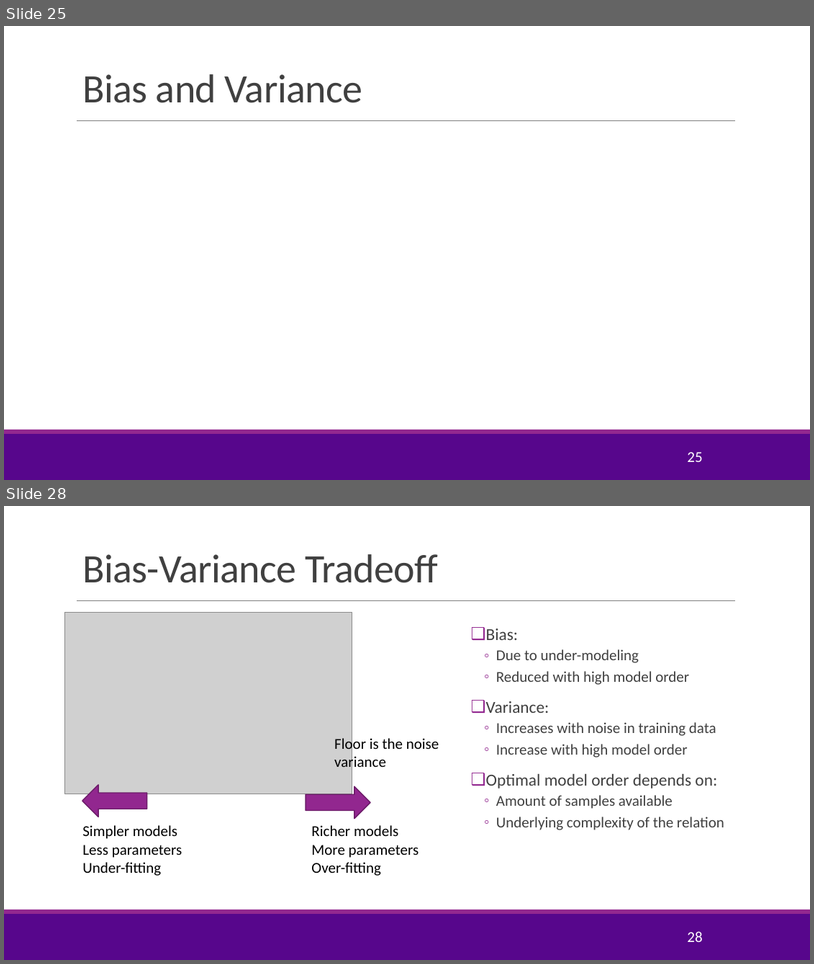
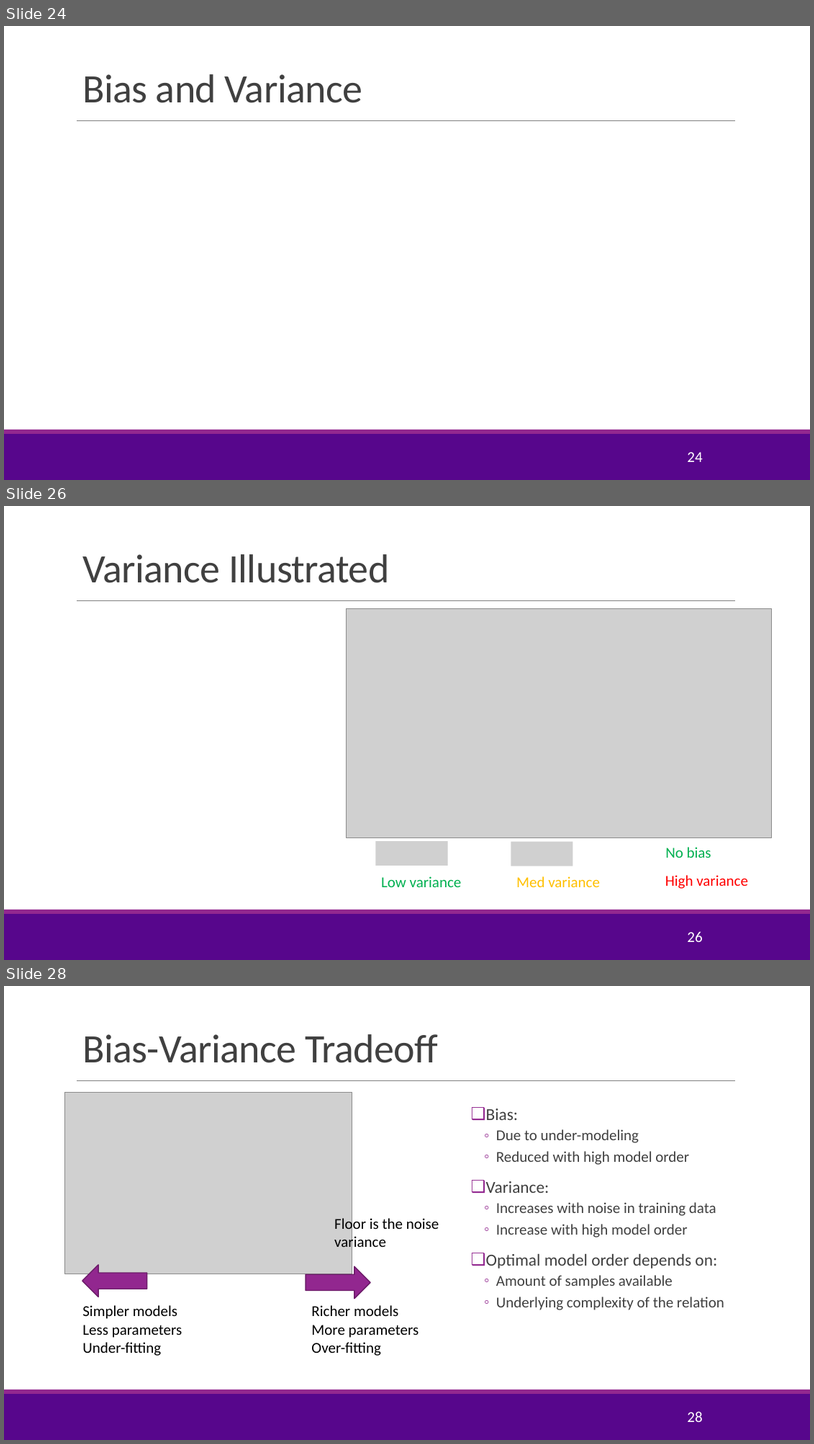
Before and after one commit to sdrangan/introml, a slide deck: lectures/Lect04_ModelSelection.pptx. Shown one above the other, each under a label of ours: slides 25 and 28 before the commit, slides 24, 26 and 28 after it; the slides between them are not shown. The pictures are 814x964 and 814x1444 pixels, drawn with LibreOffice and Linux fonts; fonts in the diff are those of the drawing; grey boxes stand for pictures; background and template pictures are left out. Boxes give left, top, right and bottom in pixels: in the first picture for what was removed or moved away, otherwise in the second. Text is boxed around its words. In the diff, an @@ line names an element or a change of style, - is before the commit and + after.

```diff
--- a/lectures/Lect04_ModelSelection.pptx
+++ b/lectures/Lect04_ModelSelection.pptx
@@ slide 26 added at [4, 506, 810, 960], background #FFFFFF; not listed: 3 template elements that a slide beside it also shows @@
@@ title added at [82, 554, 389, 583], 48 pt, text #404040 @@
+Variance Illustrated
@@ picture added at [347, 609, 773, 837] @@
@@ picture added at [376, 841, 449, 865] @@
@@ picture added at [512, 841, 574, 865] @@
@@ text added at [666, 847, 712, 857], 18 pt, text #00B050 @@
+No bias
@@ text added at [381, 876, 462, 887], 18 pt, text #00B050 @@
+Low variance
@@ text added at [517, 876, 600, 887], 18 pt, text #FFC000 @@
+Med variance
@@ text added at [666, 875, 748, 888], 18 pt, text #FF0000 @@
+High variance
@@ page number added at [687, 931, 702, 942], 18 pt, text #FFFFFF @@
+26
@@ what was slide 25 is now slide 24 @@
@@ page number at [687, 452, 702, 462]: text changed @@
-25
+24
```
Also in this commit, not shown: 10 slides changed, 7 other slides added, 7 slides removed, 12 other files.
